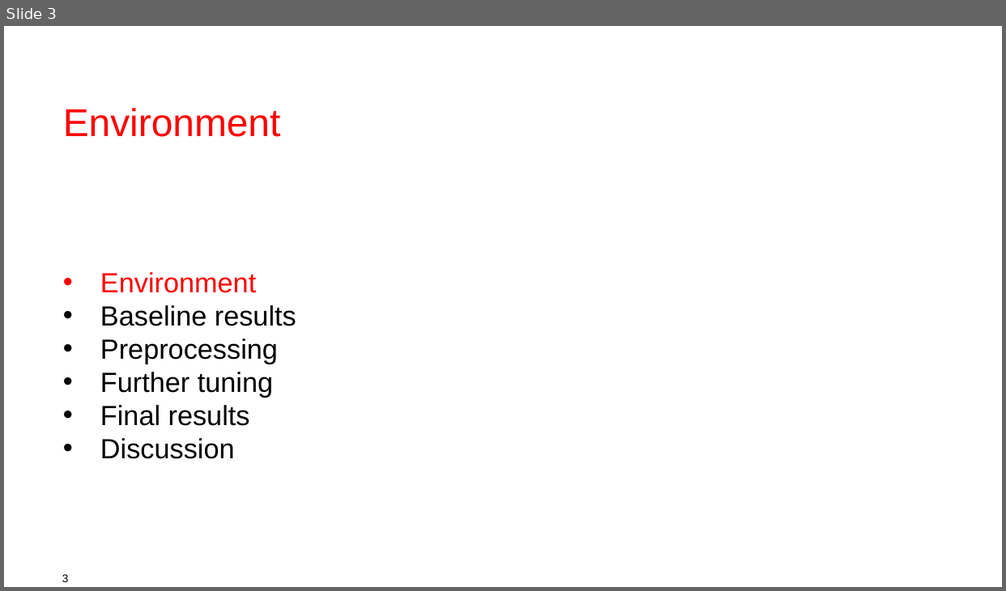
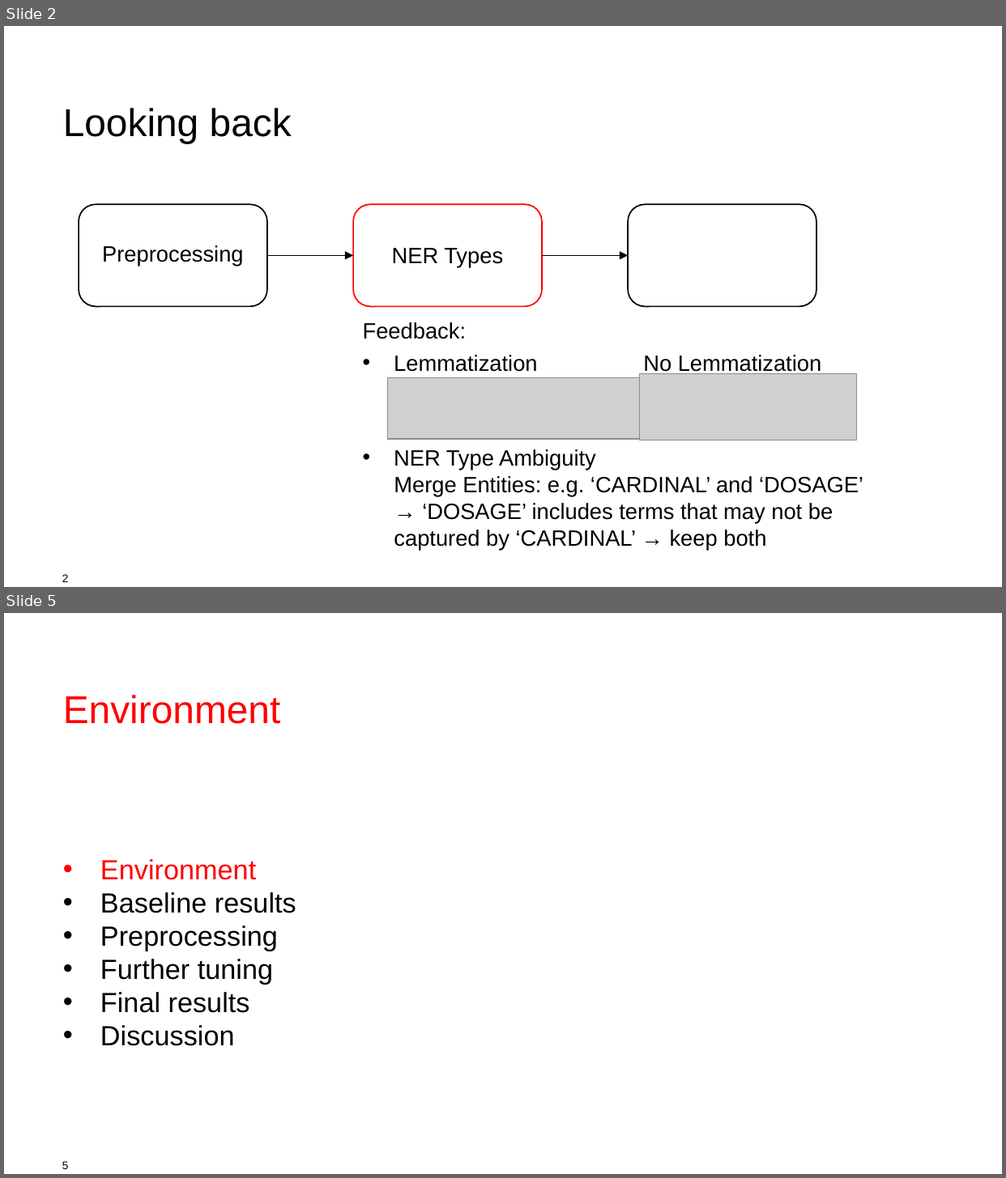
Before and after one commit to vitamys/nlp, a slide deck: Final_Project_Presentation_GroupC.pptx. Shown one above the other, each under a label of ours: slide 3 before the commit, slides 2 and 5 after it; the slides between them are not shown. The pictures are 1006x591 and 1006x1178 pixels, drawn with LibreOffice and Linux fonts; fonts in the diff are those of the drawing; grey boxes stand for pictures; background and template pictures are left out. Boxes give left, top, right and bottom in pixels: in the first picture for what was removed or moved away, otherwise in the second. Text is boxed around its words. In the diff, an @@ line names an element or a change of style, - is before the commit and + after.

```diff
--- a/Final_Project_Presentation_GroupC.pptx
+++ b/Final_Project_Presentation_GroupC.pptx
@@ slide 2 added at [4,26,1002,587], background #FFFFFF; not listed: 1 template element that a slide beside it also shows @@
@@ title added at [63,108,292,143], 28 pt, text #000000 @@
+Looking back
@@ rounded rectangle added at [79,205,267,306], outline #000000 1 pt @@
@@ rounded rectangle added at [353,205,542,306], outline #FF0000 1 pt @@
@@ rounded rectangle added at [628,205,816,306], outline #000000 1 pt @@
@@ text added at [102,246,243,267], 16 pt, text #000000 @@
+Preprocessing
@@ arrow added from (267, 255) to (353, 255), #000000 0.5 pt @@
@@ text added at [392,248,503,268], 16 pt, text #000000 @@
+NER Types
@@ arrow added from (542, 255) to (628, 255), #000000 0.5 pt @@
@@ text added at [363,322,466,339], 16 pt, text #000000 @@
+Feedback:
@@ text added at [394,355,537,372], 16 pt, text #000000 @@
+• Lemmatization
@@ text added at [643,355,821,376], 16 pt, text #000000 @@
+No Lemmatization
@@ picture added at [388,378,657,439] @@
@@ picture added at [640,373,856,440] @@
@@ text added at [394,450,863,550], 16 pt, text #000000 @@
+• NER Type Ambiguity
+Merge Entities: e.g. ‘CARDINAL’ and ‘DOSAGE’
+→ ‘DOSAGE’ includes terms that may not be captured by ‘CARDINAL’ → keep both
@@ what was slide 3 is now slide 5 @@
@@ page number at [62,1161,69,1169]: text changed @@
-3
+5
```
Also in this commit, not shown: 6 slides changed, 1 other slide added, 7 other files.
